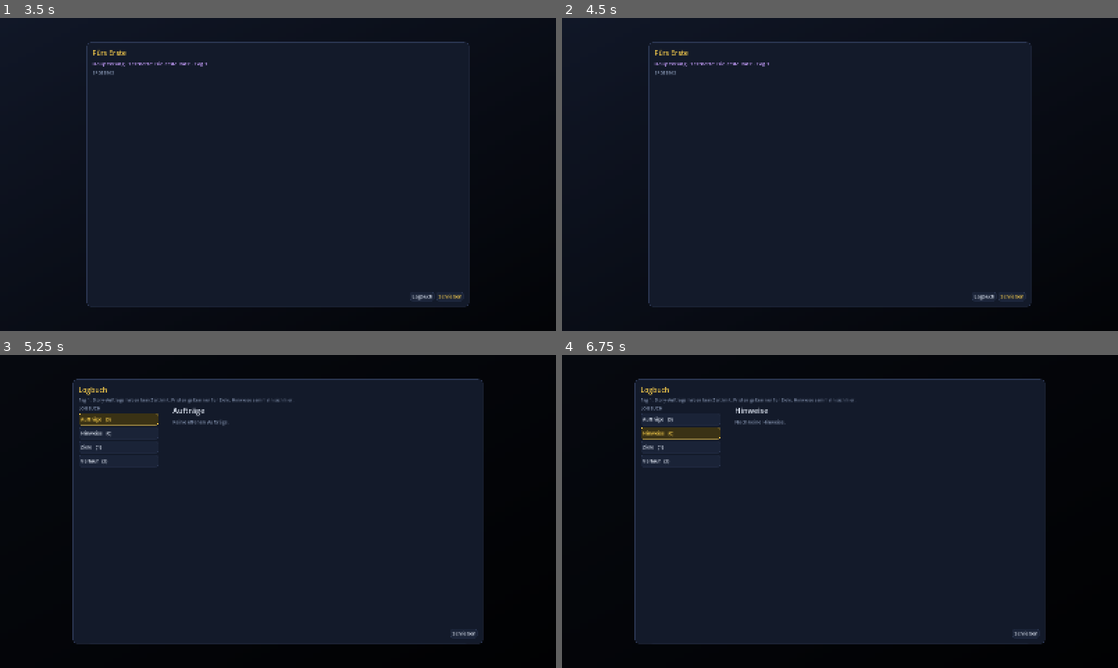
Above: before the commit, frames 1-4 (two rows, left to right).
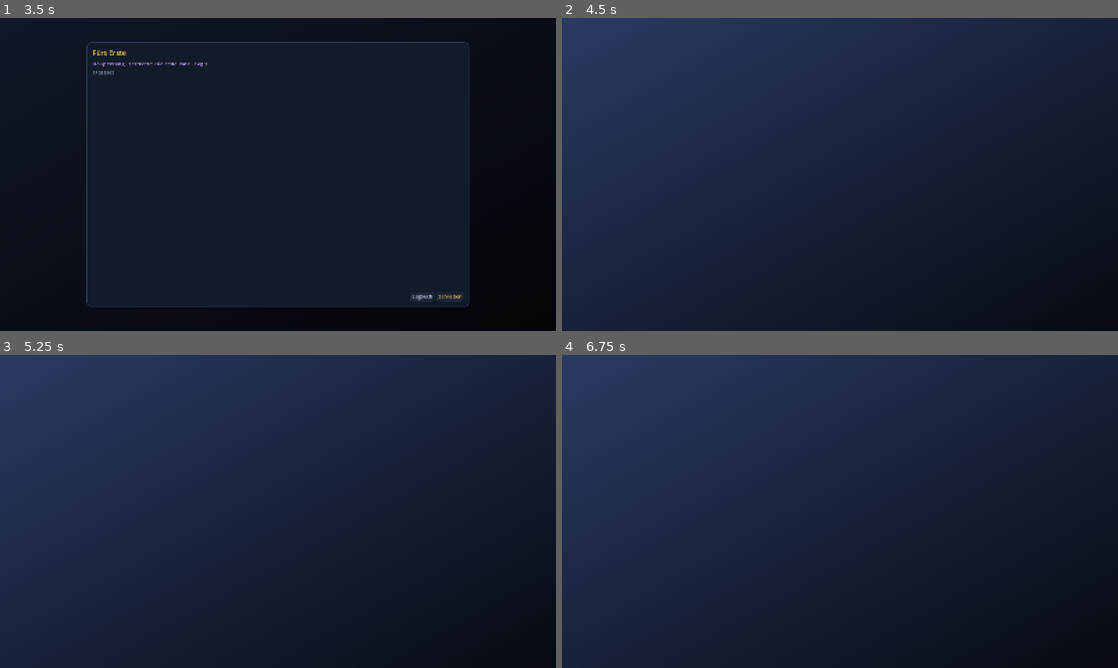
Above: after the commit, the same moments.

Repository: guenterpayer-sketch/past_the_Frontire
Game: Godot game, scene res://tests/story_demo.tscn
Same seed, same stepped clock (60 frames per second), same inputs: the game is played once before the commit and once after it. This scene is started directly instead of the project's main scene.
Inputs (mouse positions are in pixels of both pictures, inside the frame that each line leads up to):
- Up to frame 1 (3.5 s): click "Probe ablegen" at 0.5 s; click "Würfeln" at 1.25 s; click "Weiter" at 2 s; click "Wählen" at 2.75 s
- Up to frame 2 (4.5 s): click "Schließen" at 3.5 s; click "Schließen" at 4.25 s
- Up to frame 3 (5.25 s): click (422, 633) at 5 s, where only the run before the commit has a clickable "Logbuch"
- Up to frame 4 (6.75 s): click (678, 420) at 5.75 s, where only the run before the commit has a clickable "Aufträge (0)"; click (678, 433) at 6.5 s, where only the run before the commit has a clickable "Hinweise (0)"

Frame 1 is identical in both runs. In frame 2, 46% of the frame differs, in the area x 0-100%, y 0-100%; in frame 3, 49%; in frame 4, 49%.

Commit message:
Story: Szenenfenster schließt wieder (Auftrag 6)
StoryDialog._finish blendet mit hide() aus und sendet closed/finished,
weil Modal.close bei closable = false nichts tut. Story.view ist leer für
Ketten, die nicht laufen. Logbuch kommt nach vorn. Test klickt eine Kette
bis zum Ende durch.

Co-Authored-By: Claude Opus 5.5 <noreply@anthropic.com>
Claude-Session: https://claude.ai/code/session_01HVvVS9gKRZhktuF54kfK6H

Diff:
--- a/godot/core/story.gd
+++ b/godot/core/story.gd
@@ -189,8 +189,11 @@
 	return String(state.chains.get(chain_id, {}).get("scene", ""))
 
 
-## Anzeige der aktuellen Szene: {chain, kind, title, text, image, choices: [{index, text, enabled, reason, check}]}
+## Anzeige der aktuellen Szene: {chain, kind, title, text, image, choices: [{index, text, enabled, reason, check}]};
+## leer, wenn die Kette nicht läuft (fertig, gescheitert, noch nicht begonnen), dann bleibt das Szenenfenster zu
 func view(chain_id: String) -> Dictionary:
+	if state.status(chain_id) != "aktiv":
+		return {}
 	var c := chain_of(chain_id)
 	var sid := current_scene_id(chain_id)
 	var s := scene_of(chain_id, sid)
--- a/godot/tests/test_story.gd
+++ b/godot/tests/test_story.gd
@@ -26,6 +26,12 @@
 	_test_items_and_keys()
 	_test_events_and_harbor()
 	_test_faction_ids()
+
+
+## Oberflächen-Tests erst, wenn der Baum steht (_ready der Fenster)
+func _initialize() -> void:
+	await process_frame
+	await _test_dialog_close()
 	Voyage.fixed_result = &""
 	Story.fixed_travel = -1
 	print("OK" if fails == 0 else "%d FEHLER" % fails)
@@ -493,3 +499,53 @@
 	elif x is Array:
 		for e in x:
 			_collect_factions(e, ids, where)
+
+
+## Auftrag 6: Szenenfenster bis zum Ende durchklicken, danach muss es unsichtbar sein (closable = false sperrt Modal.close);
+## Logbuch schließt über „Schließen“ und liegt über dem Szenenfenster
+func _test_dialog_close() -> void:
+	var s := _story()
+	s.start("test_kette")
+	Voyage.fixed_result = &"erfolg"
+	var host := Control.new()
+	root.add_child(host)
+	await process_frame
+	var d := StoryDialog.show_on(host, s, "test_kette")
+	var done := [false]
+	d.finished.connect(func(_id: String) -> void: done[0] = true)
+	var steps := 0
+	while d.visible and steps < 40:
+		var b := _first_button(d, ["Würfeln", "Probe ablegen", "Wählen", "Weiter", "Schließen"])
+		if b == null:
+			break
+		b.pressed.emit()
+		steps += 1
+	check(not d.visible and done[0], "Szenenfenster nach dem Ende geschlossen (%d Klicks, Kette %s)" % [steps, s.state.status("test_kette")])
+	d.show_chain(s, "test_kette")
+	check(not d.visible, "Szenenfenster mit beendeter Kette bleibt zu (%s, %s)" % [s.state.status("test_kette"), s.view("test_kette").keys()])
+	var lg := StoryLog.show_on(host, s)
+	check(lg.visible and lg.get_index() > d.get_index(), "Logbuch offen und über dem Szenenfenster")
+	var c := _first_button(lg, ["Schließen"])
+	if c != null:
+		c.pressed.emit()
+	check(c != null and not lg.visible, "Logbuch schließt")
+	Voyage.fixed_result = &""
+	host.queue_free()
+
+
+## erster sichtbare, nicht gesperrte Knopf mit einem der Texte (in der Reihenfolge der Texte)
+func _first_button(n: Node, texts: Array) -> Button:
+	var all: Array[Button] = []
+	_buttons(n, all)
+	for t in texts:
+		for b in all:
+			if b.text == t and not b.disabled and b.is_visible_in_tree():
+				return b
+	return null
+
+
+func _buttons(n: Node, out: Array[Button]) -> void:
+	for c in n.get_children():
+		if c is Button:
+			out.append(c)
+		_buttons(c, out)
--- a/godot/ui/story_dialog.gd
+++ b/godot/ui/story_dialog.gd
@@ -303,6 +303,8 @@
 	footer.add_child(b)
 
 
+## Fenster schließen: closable = false sperrt nur Klick daneben (Modal.close kehrt dann sofort zurück), darum hier hide()
 func _finish() -> void:
-	close()
+	hide()
+	closed.emit()
 	finished.emit(chain_id)
--- a/godot/ui/story_log.gd
+++ b/godot/ui/story_log.gd
@@ -21,6 +21,7 @@
 		d.name = NAME
 		parent.add_child(d)
 	d.show_log(s, tab_index)
+	d.move_to_front()   # über dem Szenenfenster, auch wenn das Logbuch schon früher angelegt wurde
 	return d
 
 
Not shown, changed: docs/module/story.md
